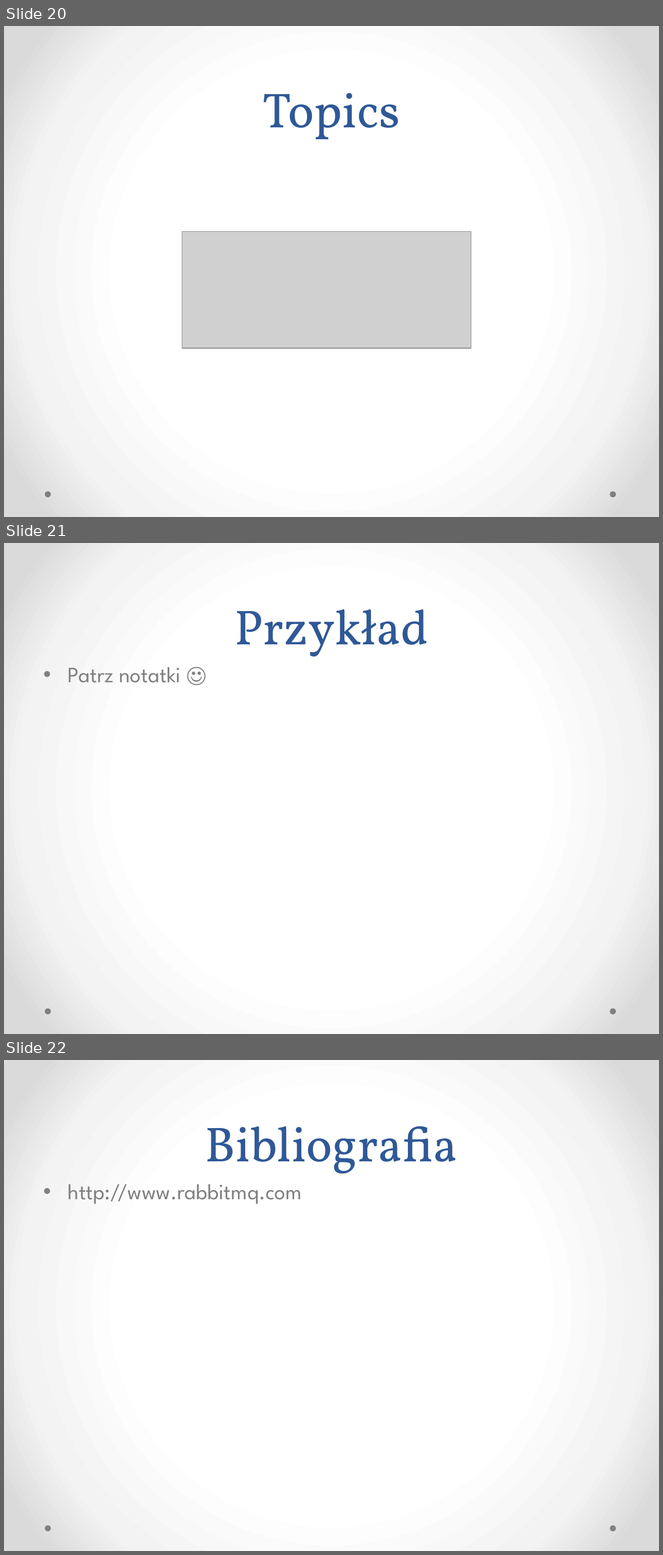
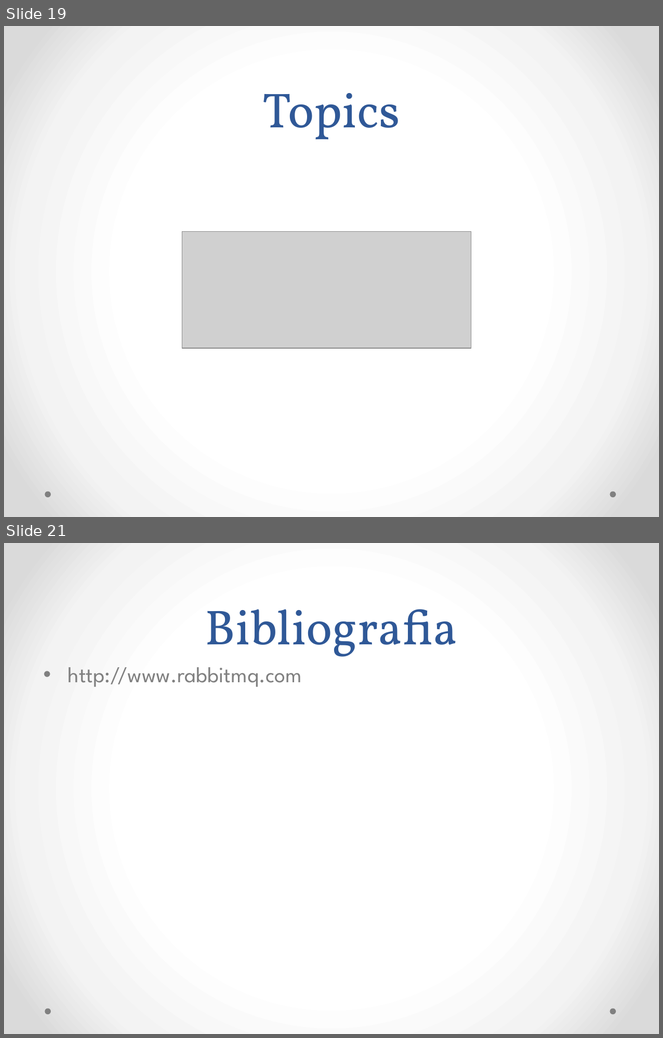
Before and after one commit to kajto/erlang-project, a slide deck: RabbitMQ.pptx. Shown one above the other, each under a label of ours: slides 20, 21 and 22 before the commit, slides 19 and 21 after it; the slides between them are not shown. The pictures are 663x1555 and 663x1038 pixels, drawn with LibreOffice and Linux fonts; fonts in the diff are those of the drawing; grey boxes stand for pictures. Boxes give left, top, right and bottom in pixels: in the first picture for what was removed or moved away, otherwise in the second. Text is boxed around its words. In the diff, an @@ line names an element or a change of style, - is before the commit and + after.

```diff
--- a/RabbitMQ.pptx
+++ b/RabbitMQ.pptx
@@ slide 21 removed at (4, 543, 659, 1034), background gradient #FFFFFF to #F4F4F4 to #DADADA; not listed: 2 template elements that a slide beside it also shows @@
@@ title removed at (234, 609, 428, 657) @@
-Przykład
@@ text removed at (68, 667, 181, 683) @@
-• Patrz notatki ☺
@@ what was slide 20 is now slide 19 @@
@@ what was slide 22 is now slide 21 @@
```
Also in this commit, not shown: 5 slides changed, 3 slides added, 3 other slides removed.
